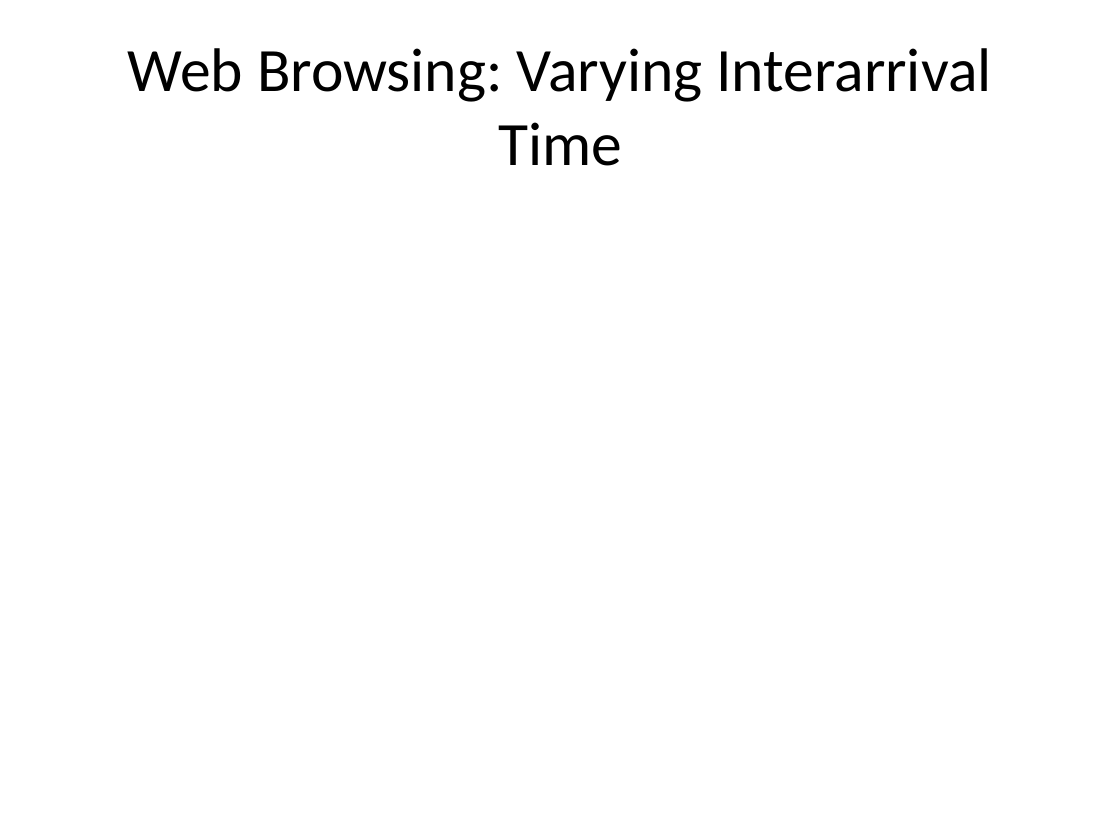
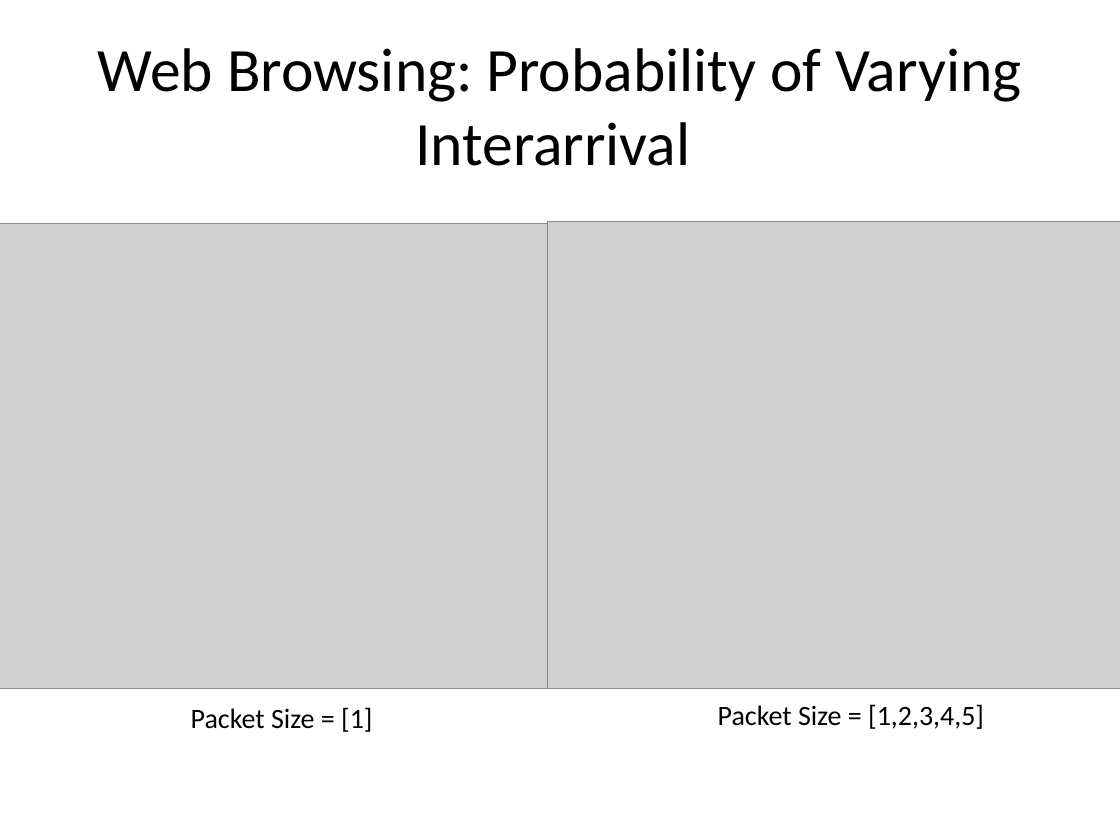
Before and after one commit to tamirh-uci/HeteroTrafficModels, a slide deck: slide 28 of presentation/slides.pptx (slide 27 before the commit). Drawn at 1120x840 pixels with LibreOffice and Linux fonts; fonts in the diff are those of the drawing; grey boxes stand for pictures. Boxes give left, top, right and bottom in pixels: in the first picture for what was removed or moved away, otherwise in the second. Text is boxed around its words. In the diff, an @@ line names an element or a change of style, - is before the commit and + after.

Commit message:
new slides

```diff
--- a/presentation/slides.pptx
+++ b/presentation/slides.pptx
@@ title at (98,48,1021,166): text changed @@
-Web Browsing: Varying Interarrival Time
+Web Browsing: Probability of Varying Interarrival
@@ picture added at (0,223,606,689) @@
@@ picture added at (548,222,1120,689) @@
@@ text added at (191,707,372,732), 18 pt, text #000000 @@
+Packet Size = [1]
@@ text added at (718,704,984,729), 18 pt, text #000000 @@
+Packet Size = [1,2,3,4,5]
```
Also in this commit, not shown: 7 other slides changed, 5 slides added, 3 slides removed.
